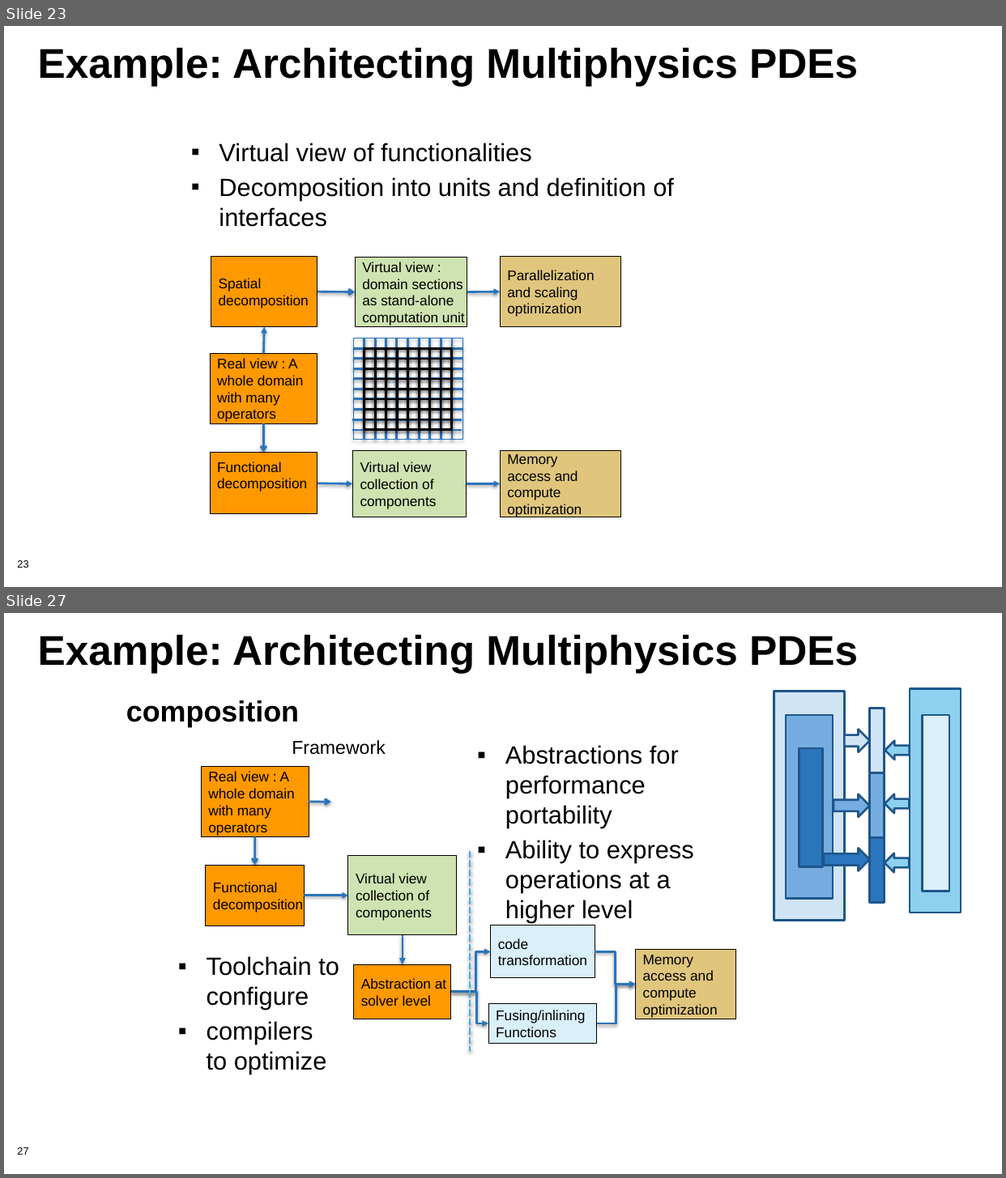
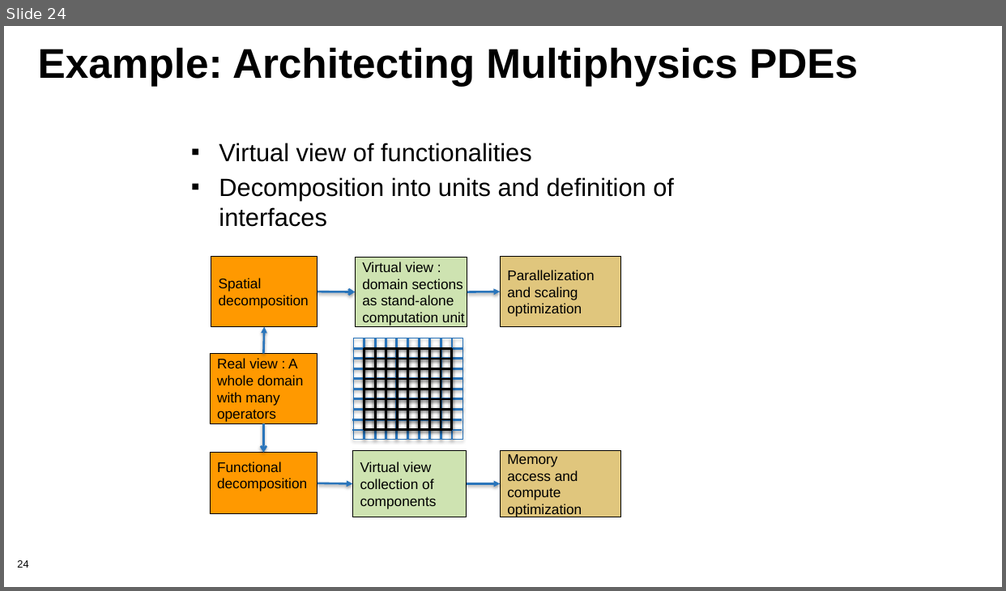
Before and after one commit to bssw-tutorial/presentations, a slide deck: 04-design.pptx. Shown one above the other, each under a label of ours: slides 23 and 27 before the commit, slide 24 after it; the slides between them are not shown. The pictures are 1006x1178 and 1006x591 pixels, drawn with LibreOffice and Linux fonts; fonts in the diff are those of the drawing; background and template pictures are left out. Boxes give left, top, right and bottom in pixels: in the first picture for what was removed or moved away, otherwise in the second. Text is boxed around its words. In the diff, an @@ line names an element or a change of style, - is before the commit and + after.

```diff
--- a/04-design.pptx
+++ b/04-design.pptx
@@ slide 27 removed at (x1=4, y1=613, x2=1002, y2=1174), background #FFFFFF; not listed: 1 template element that a slide beside it also shows @@
@@ text removed at (x1=38, y1=634, x2=858, y2=673) @@
-Example: Architecting Multiphysics PDEs
@@ title removed at (x1=126, y1=700, x2=299, y2=727) @@
-composition
@@ text removed at (x1=292, y1=740, x2=385, y2=755) @@
-Framework
@@ text removed at (x1=505, y1=745, x2=694, y2=923) @@
-▪ Abstractions for performance portability
-▪ Ability to express operations at a higher level
@@ rectangle removed at (x1=201, y1=766, x2=309, y2=837) @@
-Real view : A
-whole domain
-with many
-operators
@@ arrow removed from (309, 802) to (331, 802) @@
@@ arrow removed from (255, 837) to (255, 865) @@
@@ rectangle removed at (x1=348, y1=855, x2=457, y2=935) @@
-Virtual view
-collection of
-components
@@ line removed from (470, 851) to (470, 1051) @@
@@ group removed at (x1=774, y1=688, x2=961, y2=920): 8 rectangles, 3 right arrows, 3 left arrows @@
@@ rectangle removed at (x1=206, y1=865, x2=304, y2=926) @@
-Functional
-decomposition
@@ arrow removed from (305, 895) to (348, 895) @@
@@ rectangle removed at (x1=491, y1=926, x2=594, y2=978) @@
-code
-transformation
@@ arrow removed from (403, 935) to (403, 965) @@
@@ elbow arrow removed from (451, 992) to (491, 952) @@
@@ elbow arrow removed from (594, 952) to (635, 984) @@
@@ rectangle removed at (x1=635, y1=949, x2=735, y2=1020) @@
-Memory
-access and
-compute
-optimization
@@ text removed at (x1=206, y1=956, x2=339, y2=1075) @@
-▪ Toolchain to configure
-▪ compilers to optimize
@@ rectangle removed at (x1=354, y1=965, x2=451, y2=1020) @@
-Abstraction at
-solver level
@@ elbow arrow removed from (451, 992) to (488, 1024) @@
@@ elbow arrow removed from (597, 1024) to (635, 984) @@
@@ rectangle removed at (x1=488, y1=1003, x2=597, y2=1043) @@
-Fusing/inlining
-Functions
@@ what was slide 23 is now slide 24 @@
@@ page number at (x1=17, y1=561, x2=28, y2=568): text changed @@
-23
+24
```
Also in this commit, not shown: 5 slides changed, 3 other slides removed.
